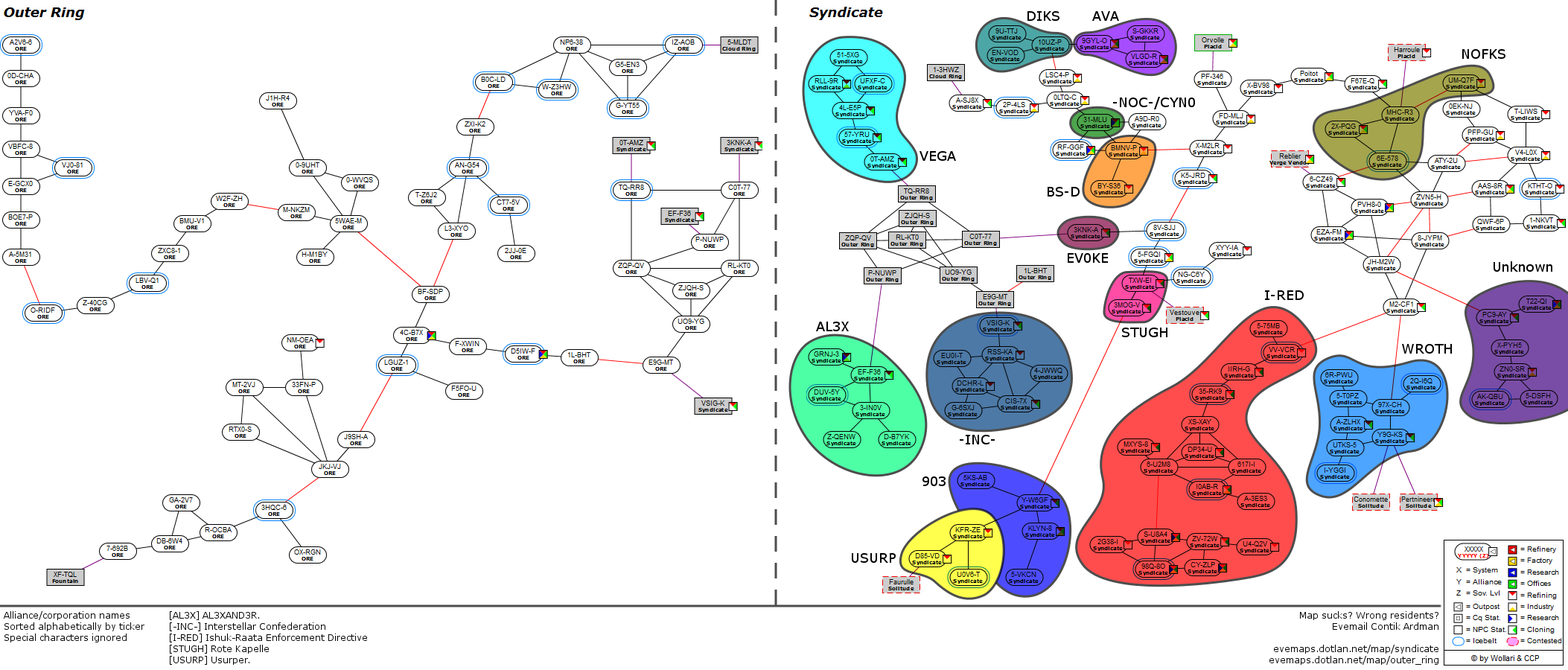
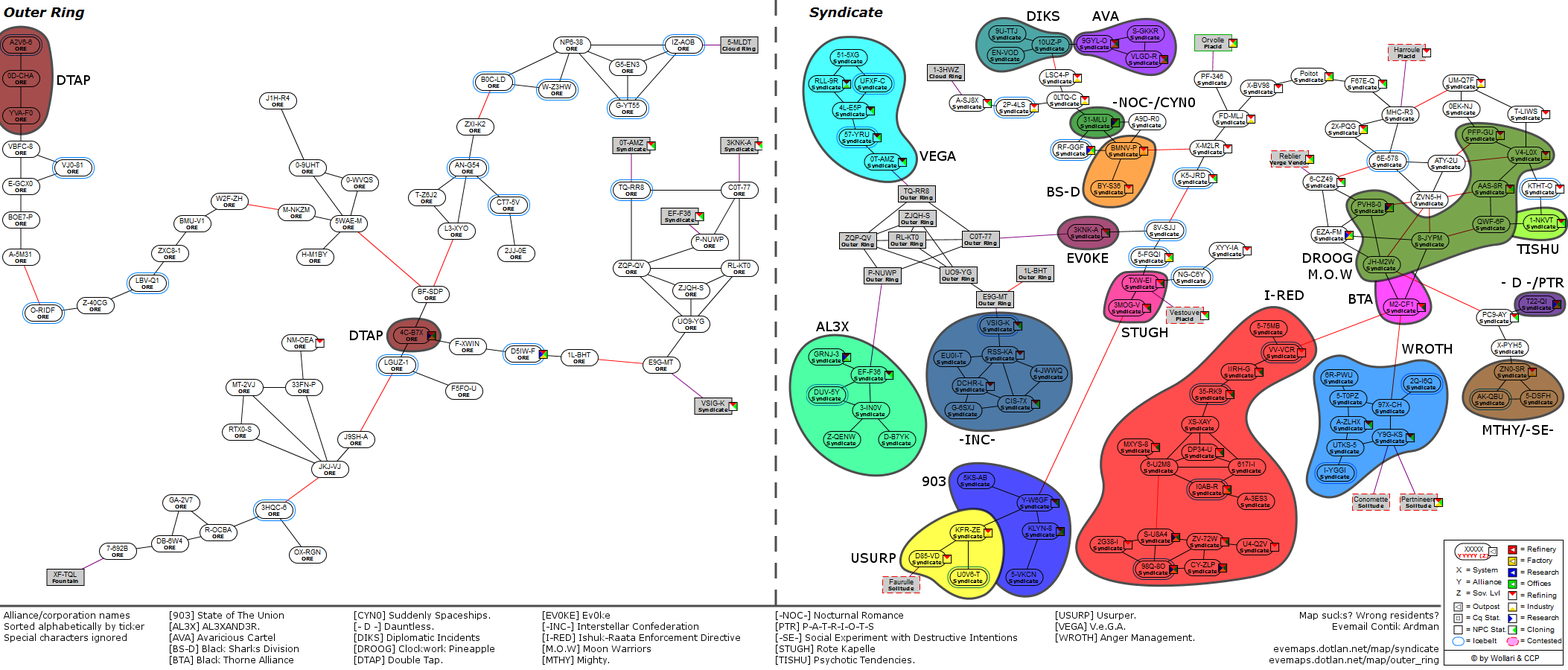
Layer changes from the first 1568×670 image to the second:
added layer "BTA" above "[BTA] Black Thorne Alliance" over [1349, 294, 1373, 304]
added layer "[BTA] Black Thorne Alliance" (multiply, 70%) above "DIKS" over [1373, 271, 1433, 326]
renamed "Unknown" to "- D -/PTR", moved it above "[- D -] Dauntless. and [PTR] P-A-T-R-I-O-T-S", painted on it over [1493, 261, 1565, 290]
removed layer "2" (was multiply, 70%) over [1459, 279, 1568, 425]
added layer "[- D -] Dauntless. and [PTR] P-A-T-R-I-O-T-S" (multiply, 70%) above "DROOG/M.O.W" over [1513, 291, 1567, 318]
added layer "DROOG/M.O.W" above "[DROOG] Clockwork Pineapple and [M.O.W] Moon Warriors" over [1302, 253, 1353, 280]
renamed "[NOFKS] Honey Badger Coalition" to "[DROOG] Clockwork Pineapple and [M.O.W] Moon Warriors", moved it above "DTAP 1", painted on it over [1311, 64, 1556, 283]
added layer "DTAP 1" above "DTAP 2" over [349, 330, 383, 341]
added layer "DTAP 2" above "[DTAP] Double Tap." over [57, 75, 91, 85]
added layer "[DTAP] Double Tap." (multiply, 70%) above "EV0KE" over [0, 25, 443, 353]
added layer "MTHY/-SE-" above "[MTHY] Mighty. and [-SE-] Social Experiment with Destructive Intentions" over [1483, 424, 1554, 438]
added layer "[MTHY] Mighty. and [-SE-] Social Experiment with Destructive Intentions" (multiply, 70%) above "-NOC-/CYN0" over [1461, 358, 1566, 422]
removed layer "NOFKS" over [1462, 49, 1506, 59]
added layer "TISHU" above "[TISHU] Psychotic Tendencies." over [1516, 244, 1559, 254]
added layer "[TISHU] Psychotic Tendencies." (multiply, 70%) above "USURP" over [1511, 206, 1568, 242]
renamed "Link to original #1" to "Alliance names 1", painted on it over [171, 611, 368, 665]
added layer "Alliance names 2" in group "Meta" over [354, 611, 495, 665]
added layer "Alliance names 3" in group "Meta" over [542, 611, 741, 665]
added layer "Alliance names 4" in group "Meta" over [775, 611, 1018, 665]
added layer "Alliance names 5" in group "Meta" over [1055, 611, 1195, 643]
